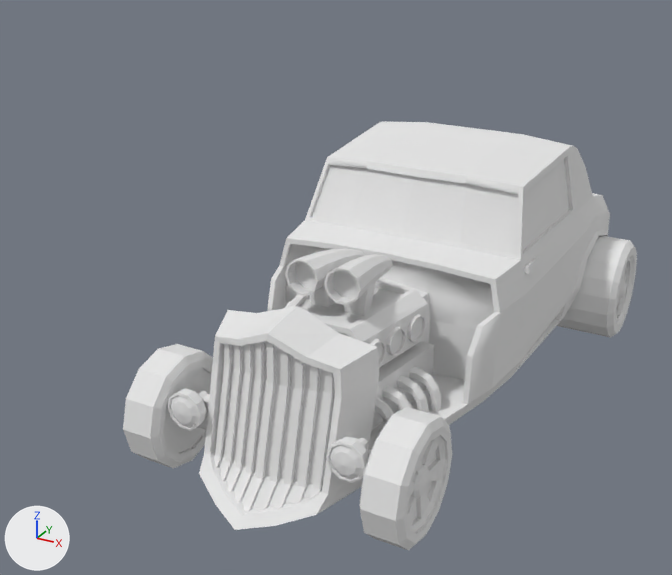
What one commit did to the Blender file Project/Hypogeum/Assets/Players/3D Models/Eagles/Eagle_Car_EDITABLE.blend.
Both versions are drawn from a 50 mm lens placed at (2.0, -4.34, 2.09), pointed at (-0.25, -0.25, 0.04). The lights are fixed; the arrows at lower left show +X, +Y and +Z.

In view in the first picture: 'Eagle_Car', 'Wheel BL', 'Wheel FL', 'Wheel FR'.
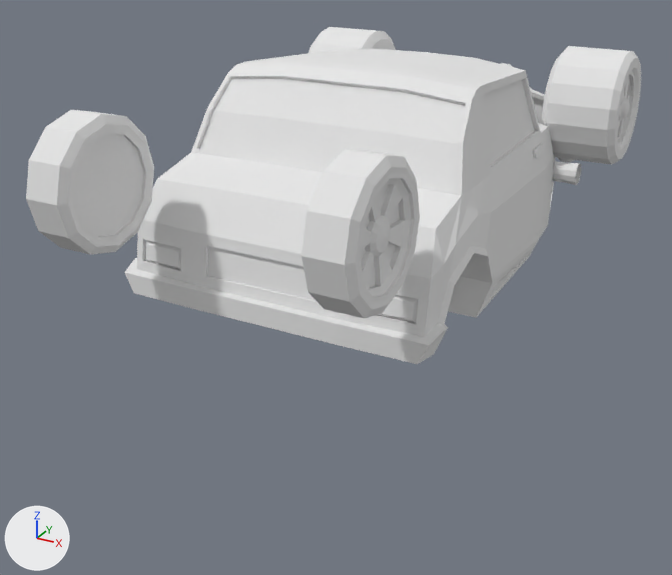
Where the newer file only moved an object's origin or applied its transform, the numbers keep the older frame.

Diff of the bpy script that builds the scene:
```diff
--- a/Project/Hypogeum/Assets/Players/3D Models/Eagles/Eagle_Car_EDITABLE.blend.py
+++ b/Project/Hypogeum/Assets/Players/3D Models/Eagles/Eagle_Car_EDITABLE.blend.py
@@ me_id9 @@
 me_id9.from_pydata(...)  # 2602 vertices, 1602 faces; spans x -90.0..101.0, y -59.0..71.0, z -169.0..170.0
 # used by ob_eagle_car; location = (0.0, 0.0, 0.0); rotation_euler = (1.571, 0.0, 0.0), in degrees (90, 0, 0); scale = (0.01, 0.01, 0.01)
+# me_id9 part 1: the whole mesh is moved by (-6.0, -5.0, 34.0)
 me_id9.materials.append(mat_tex)
@@ me_id27_002 @@
 me_id27_002.from_pydata(...)  # 205 vertices, 205 faces; spans x -71.2..-51.2, y -26.9..30.9, z -28.7..29.0
 # used by ob_wheel_fr; parent = ob_eagle_car; location = (5.28, -26.72, 128.8)
+# me_id27_002 part 2: the whole mesh is multiplied about its middle by the matrix ((-1.0, 0.0, 0.0), (0.0, 1.0, -0.017), (0.0, -0.017, -1.0)), then moved by (117.5, 55.0, -291.4)
 me_id27_002.materials.append(mat_tex)
@@ me_id27_001 @@
 me_id27_001.from_pydata(...)  # 205 vertices, 205 faces; spans x 52.3..72.2, y -26.9..30.9, z -28.7..29.0
 # used by ob_wheel_fl; parent = ob_eagle_car; location = (5.28, -26.72, 128.8)
+# me_id27_001 part 3: the whole mesh is multiplied about its middle by the matrix ((-1.0, 0.0, 0.0), (0.0, 1.0, -0.017), (0.0, -0.017, -1.0)), then moved by (-129.3, 55.0, -291.4)
 me_id27_001.materials.append(mat_tex)
@@ me_id18_001 @@
 me_id18_001.from_pydata(...)  # 254 vertices, 270 faces; spans x 61.3..101.5, y -31.6..30.7, z -30.5..30.8
 # used by ob_wheel_bl; parent = ob_eagle_car; location = (0.0, -27.2, -122.8)
+# me_id18_001 part 4: the whole mesh is multiplied about its middle by the matrix ((-1.0, 0.0, 0.0), (0.0, 1.0, -0.017), (0.0, -0.017, -1.0)), then moved by (-157.0, 59.4, 211.9)
 me_id18_001.materials.append(mat_tex)
@@ me_id18 @@
 me_id18.from_pydata(...)  # 254 vertices, 270 faces; spans x -90.0..-49.8, y -31.6..30.7, z -30.5..30.8
 # used by ob_wheel_br; parent = ob_eagle_car; location = (0.0, -27.2, -122.8)
+# me_id18 part 5: the whole mesh is multiplied about its middle by the matrix ((-1.0, 0.0, 0.0), (0.0, 1.0, -0.017), (0.0, -0.017, -1.0)), then moved by (145.6, 59.4, 211.9)
 me_id18.materials.append(mat_tex)
@@ ob_eagle_car @@
 ob_eagle_car = bpy.data.objects.new('Eagle_Car', me_id9)
-ob_eagle_car.location = (0.0, 0.0, 0.0)
-ob_eagle_car.rotation_euler = (1.571, 0.0, 0.0)  # degrees (90, 0, 0)
+ob_eagle_car.location = (0.0, 0.0, 0.625)
+ob_eagle_car.rotation_euler = (1.588, 0.0, 3.142)  # degrees (91, 0, 180)
 ob_eagle_car.scale = (0.01, 0.01, 0.01)
```

Where the change shows, as pixel boxes [x1, y1, x2, y2] in the pictures (672 x 575 px):
'Eagle_Car', moved, turned
    before: [167, 121, 610, 530]
    after: [125, 49, 581, 364]
'Wheel FL', reshaped (28% wider, 19% taller)
    before: [360, 407, 452, 550]
    after: [302, 149, 420, 319]
'Wheel FR', reshaped
    before: [123, 344, 213, 468]
    after: [26, 110, 154, 255]
'Wheel BL', reshaped (23% wider, 18% taller)
    before: [557, 236, 637, 337]
    after: [542, 46, 641, 165]
'Wheel BR', reshaped (not visible before)
    after: [308, 27, 396, 53]
